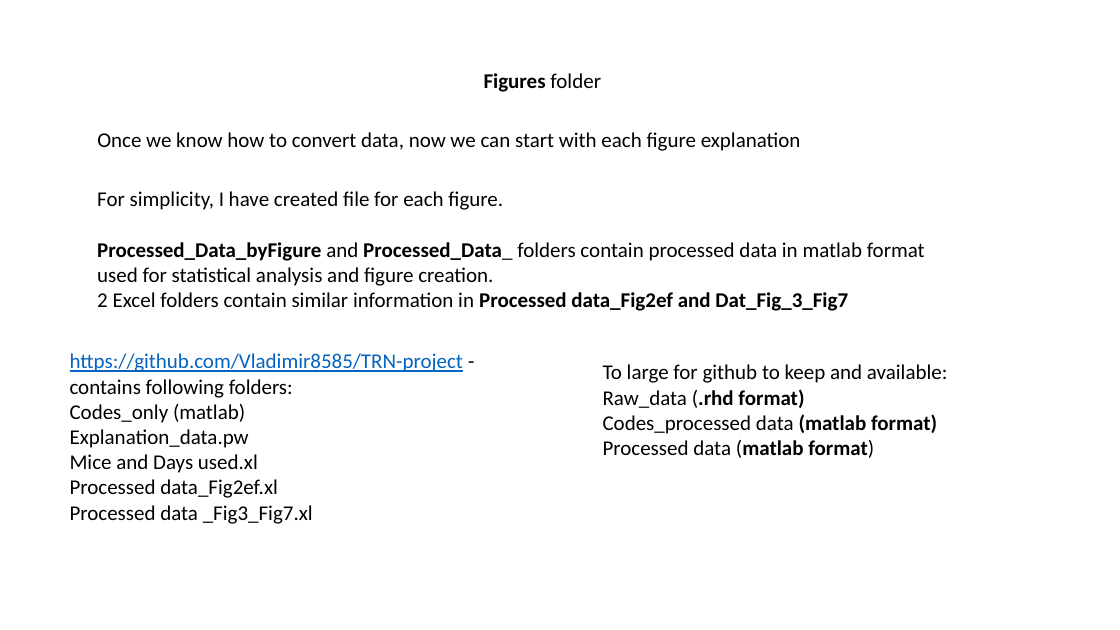
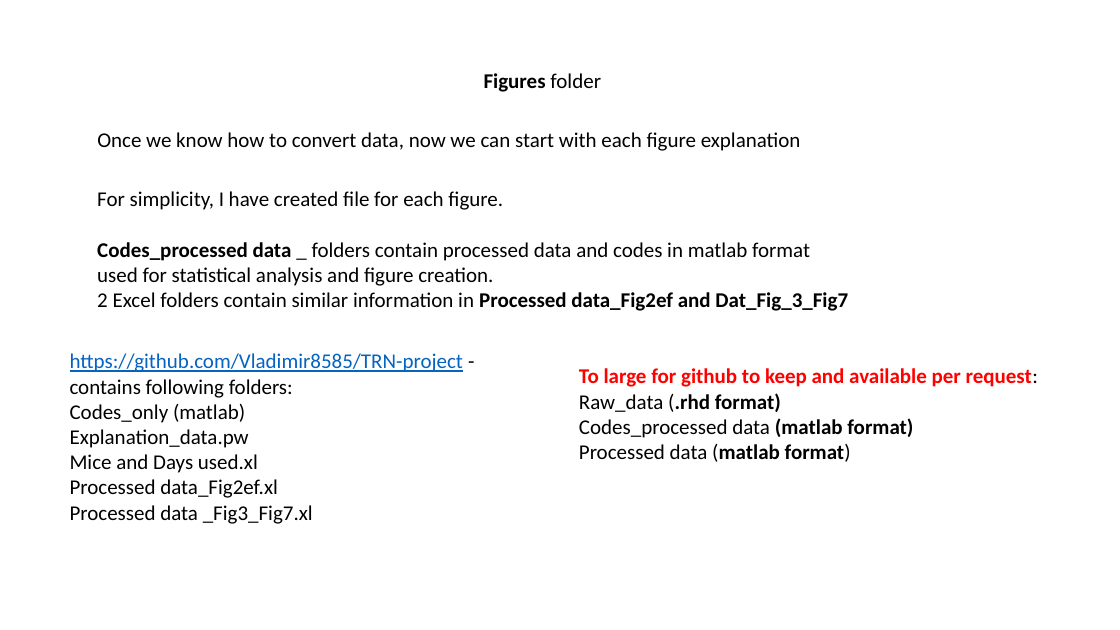
Before and after one commit to Vladimir8585/TRN-project, a slide deck: slide 12 of Explanation_Data.pptx. Drawn at 1120x630 pixels with LibreOffice and Linux fonts; fonts in the diff are those of the drawing. Boxes give left, top, right and bottom in pixels: in the first picture for what was removed or moved away, otherwise in the second. Text is boxed around its words. In the diff, an @@ line names an element or a change of style, - is before the commit and + after.

```diff
--- a/Explanation_Data.pptx
+++ b/Explanation_Data.pptx
@@ text at bbox=[97, 242, 810, 261]: text changed @@
-Processed_Data_byFigure and Processed_Data_ folders contain processed data in matlab format
+Codes_processed data _ folders contain processed data and codes in matlab format
@@ text "To large for github to ...": place and size @@
-text "To large for github to ..." at bbox=[603, 364, 947, 458]
+text "To large for github to ..." at bbox=[579, 368, 1038, 462]
@@ text at bbox=[579, 368, 1038, 387]: text changed; text colour #000000 to #FF0000; bold on @@
-To large for github to keep and available:
+To large for github to keep and available per request:
```
Also in this commit, not shown: 1 other slide changed.
